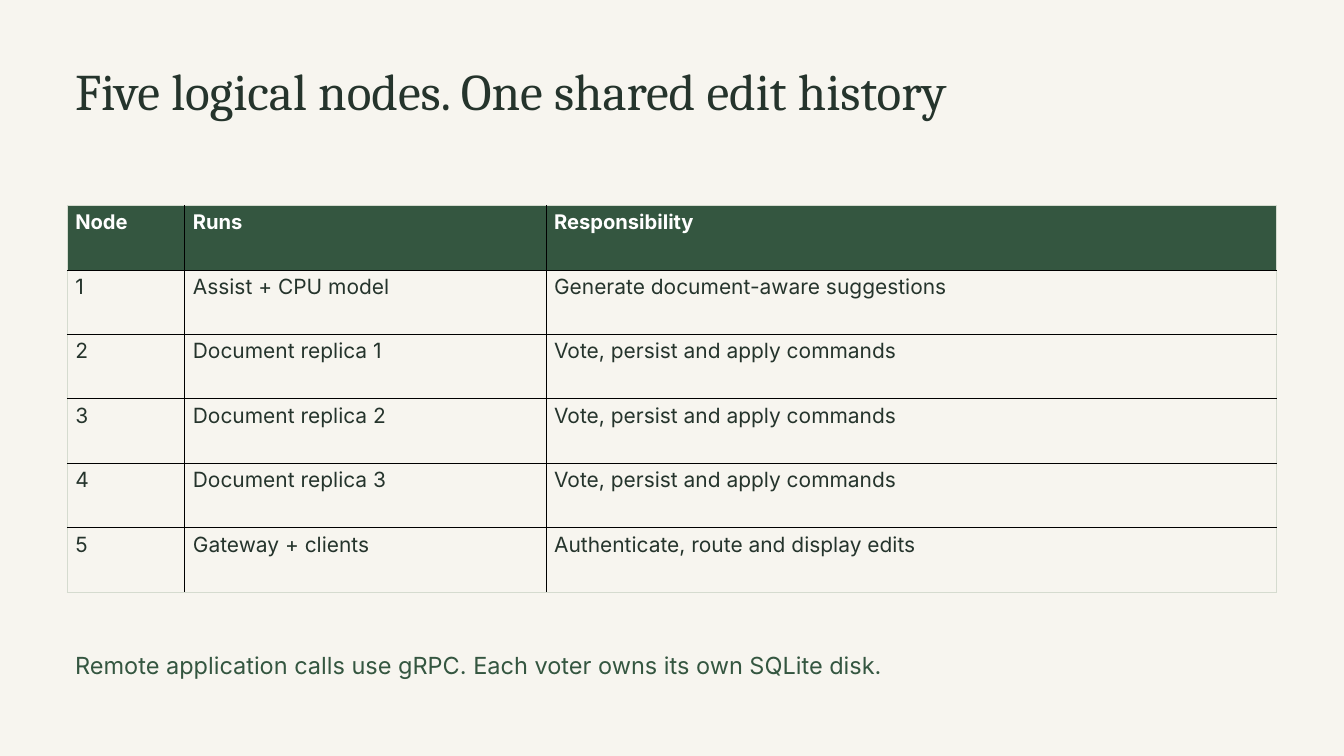
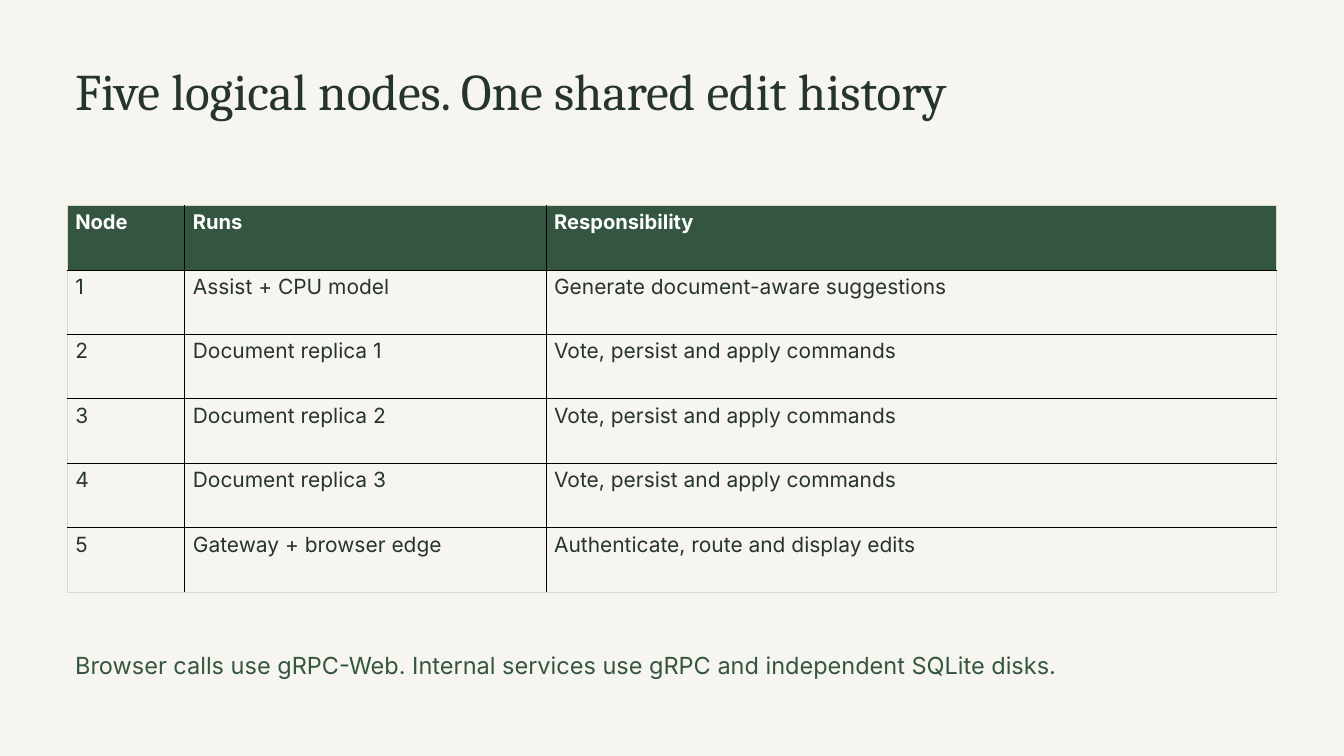
Before and after one commit to aryan1078/commonplace, a slide deck: slide 4 of docs/Commonplace-project.pptx. Drawn at 1344x756 pixels with LibreOffice and Linux fonts; fonts in the diff are those of the drawing. Boxes give left, top, right and bottom in pixels: in the first picture for what was removed or moved away, otherwise in the second. Text is boxed around its words. In the diff, an @@ line names an element or a change of style, - is before the commit and + after.

Commit message:
Add browser editor with isolated sessions and free public demo hosting

```diff
--- a/docs/Commonplace-project.pptx
+++ b/docs/Commonplace-project.pptx
@@ table at box(67, 206, 1276, 592) @@
-row 6, column 2: Gateway + clients
+row 6, column 2: Gateway + browser edge
@@ text at box(75, 656, 1056, 679): text changed @@
-Remote application calls use gRPC. Each voter owns its own SQLite disk.
+Browser calls use gRPC-Web. Internal services use gRPC and independent SQLite disks.
```
Also in this commit, not shown: 2 other slides changed, 31 other files.
